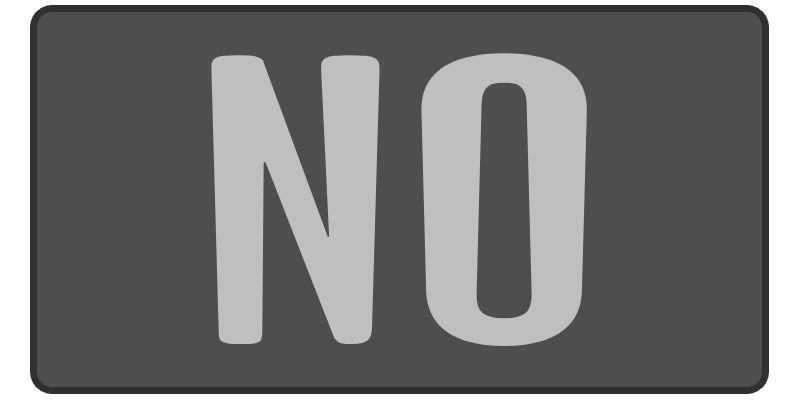
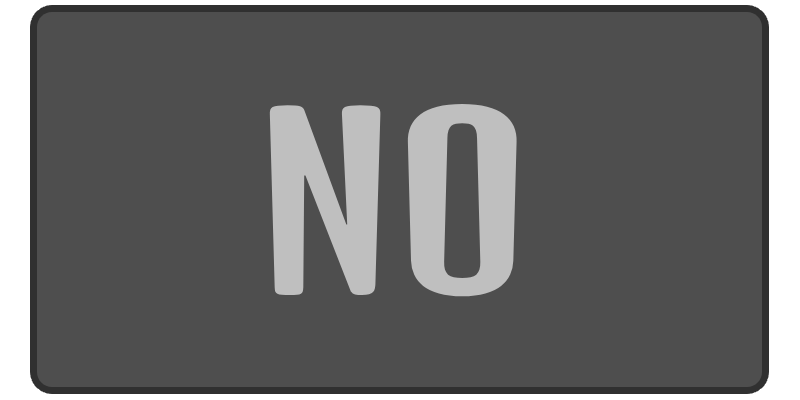
Revision of a layered 800 x 400 image; what changed, layer by layer:
painted on "NO" over [211,53,587,346]
